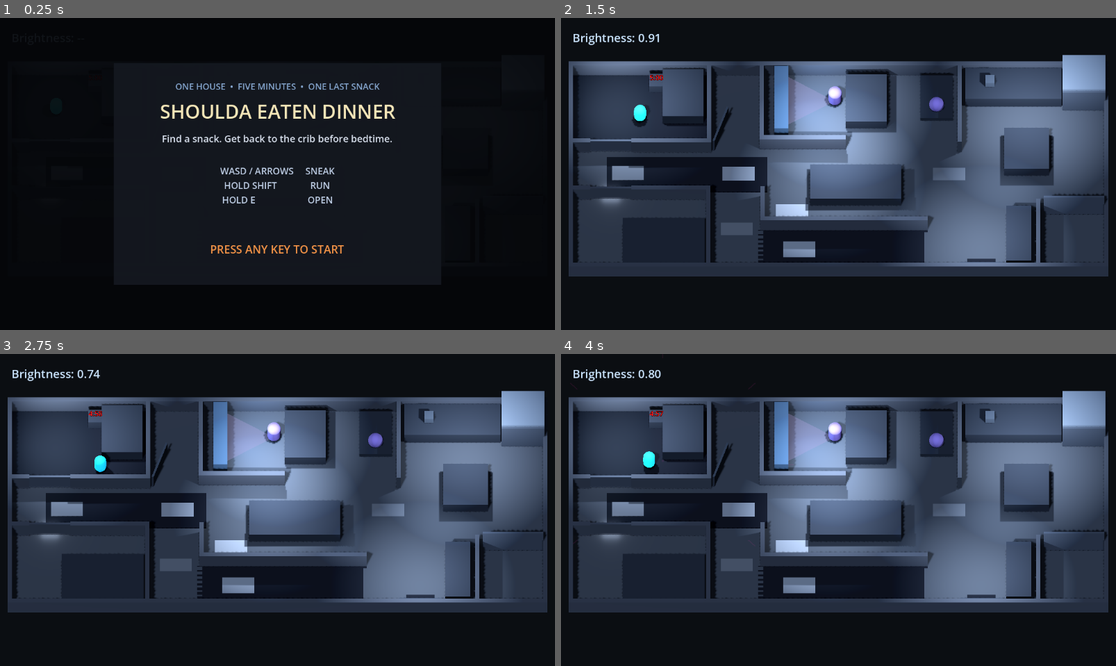
Above: before the commit, frames 1-4 (two rows, left to right).
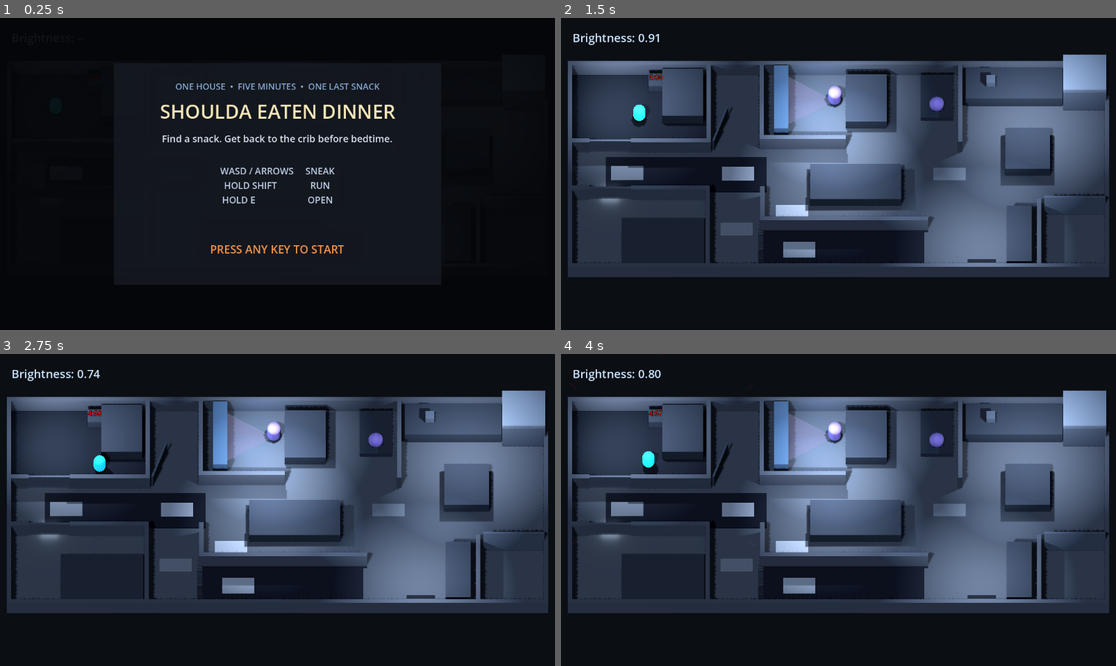
Above: after the commit, the same moments.

Repository: mrglass86/gmtk-gamejam-2026
Game: Godot game, scene res://scenes/Main.tscn
The game is run twice, just before and just after one commit, with the same random seed, the same clock (stepped at 60 frames per second) and the same inputs.
Inputs (mouse positions are in pixels of both pictures, inside the frame that each line leads up to):
- Up to frame 1 (0.25 s): no input
- Up to frame 2 (1.5 s): tap Enter at 0.5 s; move the mouse to (960, 158) at 0.52 s; hold D (move_right) 0.53-1.28 s; hold E (interact) 0.53-1.28 s; click (960, 158) at 0.67 s; tap Space at 0.77 s; move the mouse to (727, 189) at 1.27 s; hold S (move_back) from 1.28 s (still down); tap Shift (run) at 1.35 s
- Up to frame 3 (2.75 s): tap Space at 1.52 s; move the mouse to (333, 441) at 2.02 s; release S (move_back) at 2.03 s; hold D (move_right) from 2.03 s (still down); hold E (interact) from 2.03 s (still down)
- Up to frame 4 (4 s): move the mouse to (810, 572) at 2.77 s; release D (move_right) at 2.78 s; release E (interact) at 2.78 s; hold W (move_forward) 2.78-3.53 s; tap Shift (run) at 2.85 s; click (810, 572) at 2.92 s; tap Space at 3.02, 3.77 s; move the mouse to (1005, 556) at 3.52 s; hold A (move_left) from 3.53 s (still down); hold E (interact) from 3.53 s (still down)

The runs differ from the first frame. In frame 2, 2.1% of the frame differs, in the area x 1-99%, y 11-84%; in frame 3, 2.1%; in frame 4, 2.1%.

Commit message:
Fix A6.1 web presentation

Diff:
--- a/game/scenes/Main.tscn
+++ b/game/scenes/Main.tscn
@@ -80,10 +80,6 @@
 [sub_resource type="BoxShape3D" id="BoxShape_crib_goal"]
 size = Vector3(3.2, 1.6, 3.8)
 
-[sub_resource type="AudioStreamGenerator" id="AudioStreamGenerator_first_input"]
-mix_rate = 22050.0
-buffer_length = 0.2
-
 [node name="Main" type="Node3D"]
 script = ExtResource("1_main")
 
@@ -102,7 +98,8 @@
 [node name="OrthoCamera" type="Camera3D" parent="CameraRig"]
 current = true
 projection = 1
-size = 17.5
+keep_aspect = 0
+size = 31.0
 near = 0.1
 far = 100.0
 
@@ -319,10 +316,6 @@
 process_mode = 3
 script = ExtResource("15_game_flow")
 
-[node name="FirstInputAudio" type="AudioStreamPlayer" parent="GameFlow"]
-stream = SubResource("AudioStreamGenerator_first_input")
-volume_db = -18.0
-
 [node name="TitleCard" type="Control" parent="GameFlow"]
 layout_mode = 3
 anchors_preset = 15
--- a/game/scripts/BrightnessReadout.gd
+++ b/game/scripts/BrightnessReadout.gd
@@ -10,6 +10,11 @@
 var _elapsed: float = 0.0
 
 
+func _ready() -> void:
+	visible = OS.is_debug_build()
+	set_process(visible)
+
+
 func _process(delta: float) -> void:
 	_elapsed += delta
 	if _elapsed < update_interval:
--- a/game/scripts/GameFlow.gd
+++ b/game/scripts/GameFlow.gd
@@ -2,8 +2,8 @@
 class_name DinnerGameFlow
 
 ## Owns the only three presentation beats in the jam build: title, play, and
-## result. It also gates the clock and the first audio playback behind the same
-## user gesture for Web autoplay compliance.
+## result. The same first-input transition is where the Saturday audio pass
+## must start imported audio for Web autoplay compliance.
 
 signal game_started()
 signal game_ended(did_win: bool)
@@ -27,14 +27,7 @@
 @export_node_path("Label") var result_detail_path: NodePath = NodePath(
 	"ResultCard/Panel/ResultDetail"
 )
-@export_node_path("AudioStreamPlayer") var first_input_audio_path: NodePath = NodePath(
-	"FirstInputAudio"
-)
-
-@export_group("First-input Audio")
-@export var start_tone_frequency_hz: float = 440.0
-@export var start_tone_duration: float = 0.12
-@export_range(0.0, 1.0) var start_tone_amplitude: float = 0.06
+
 @export_group("Crib Goal")
 @export var goal_body_margin: float = 0.4
 
@@ -48,8 +41,6 @@
 var _result_card: Control
 var _result_heading: Label
 var _result_detail: Label
-var _first_input_audio: AudioStreamPlayer
-var _first_input_stream: AudioStream
 var _verification_mode: bool = false
 
 
@@ -60,9 +51,6 @@
 	_result_card = get_node_or_null(result_card_path) as Control
 	_result_heading = get_node_or_null(result_heading_path) as Label
 	_result_detail = get_node_or_null(result_detail_path) as Label
-	_first_input_audio = get_node_or_null(first_input_audio_path) as AudioStreamPlayer
-	if _first_input_audio != null:
-		_first_input_stream = _first_input_audio.stream
 	_verification_mode = OS.get_cmdline_user_args().has("--verify-a6")
 
 	if _should_bypass_presentation():
@@ -128,7 +116,6 @@
 	_result_card.visible = false
 	get_tree().paused = false
 	_player.set_input_locked(false)
-	_start_first_input_audio()
 	GameClock.start()
 	game_started.emit()
 
@@ -139,9 +126,6 @@
 	state = State.WON if did_win else State.LOST
 	GameClock.running = false
 	_player.set_input_locked(true)
-	if _first_input_audio != null:
-		_first_input_audio.stop()
-		_first_input_audio.stream = null
 	_title_card.visible = false
 	_result_card.visible = true
 	if did_win:
@@ -196,31 +180,6 @@
 	)
 
 
-func _start_first_input_audio() -> void:
-	if _first_input_audio == null:
-		return
-	if _first_input_audio.stream == null:
-		_first_input_audio.stream = _first_input_stream
-	var generator: AudioStreamGenerator = _first_input_audio.stream as AudioStreamGenerator
-	if generator == null:
-		return
-	_first_input_audio.play()
-	var playback: AudioStreamGeneratorPlayback = (
-		_first_input_audio.get_stream_playback() as AudioStreamGeneratorPlayback
-	)
-	if playback == null:
-		return
-	var requested_frames: int = ceili(generator.mix_rate * start_tone_duration)
-	var frame_count: int = mini(requested_frames, playback.get_frames_available())
-	var phase: float = 0.0
-	var phase_increment: float = start_tone_frequency_hz / generator.mix_rate
-	for frame_index: int in range(frame_count):
-		var fade: float = 1.0 - float(frame_index) / maxf(float(frame_count), 1.0)
-		var sample: float = sin(phase * TAU) * start_tone_amplitude * fade
-		playback.push_frame(Vector2(sample, sample))
-		phase = fmod(phase + phase_increment, 1.0)
-
-
 func _is_first_input(event: InputEvent) -> bool:
 	if event is InputEventKey:
 		var key_event: InputEventKey = event as InputEventKey
--- a/game/scripts/Main.gd
+++ b/game/scripts/Main.gd
@@ -432,9 +432,14 @@
 	var player: DinnerPlayer = $Player as DinnerPlayer
 	var title_card: Control = $GameFlow/TitleCard as Control
 	var result_card: Control = $GameFlow/ResultCard as Control
-	var start_audio: AudioStreamPlayer = $GameFlow/FirstInputAudio as AudioStreamPlayer
+	var camera: Camera3D = $CameraRig/OrthoCamera as Camera3D
+	var brightness_readout: CanvasLayer = $BrightnessReadout as CanvasLayer
 
 	assert(flow.state == DinnerGameFlow.State.TITLE)
+	assert(camera.keep_aspect == Camera3D.KEEP_WIDTH)
+	assert(is_equal_approx(camera.size, 31.0))
+	assert(brightness_readout.visible == OS.is_debug_build())
+	assert($GameFlow.find_children("*", "AudioStreamPlayer", true, false).is_empty())
 	assert(title_card.visible and not result_card.visible)
 	assert(not GameClock.running and is_equal_approx(GameClock.time_remaining, 300.0))
 	assert(player.input_locked and get_tree().paused)
@@ -450,11 +455,10 @@
 	flow.call("_input", start_event)
 	assert(flow.state == DinnerGameFlow.State.PLAYING)
 	assert(GameClock.running and not player.input_locked and not get_tree().paused)
-	assert(not title_card.visible and start_audio.playing)
+	assert(not title_card.visible)
 	assert(flow.qualifies_for_expiry_win(true, true))
 	assert(not flow.qualifies_for_expiry_win(true, false))
 	assert(not flow.qualifies_for_expiry_win(false, true))
-	await get_tree().create_timer(0.25).timeout
 
 	player.global_position = Vector3(-8.7, 0.6, -2.75)
 	player.set_carrying_snack(true)
@@ -479,13 +483,12 @@
 
 	flow.prepare_verification_case()
 	flow.call("_input", start_event)
-	await get_tree().create_timer(0.25).timeout
 	player.global_position = Vector3(-12.4, 0.6, -4.0)
 	player.set_carrying_snack(false)
 	GameClock.time_expired.emit()
 	assert(flow.state == DinnerGameFlow.State.LOST)
 	assert(($GameFlow/ResultCard/Panel/ResultHeading as Label).text == "BEDTIME")
-	print("A6 verification passed: title gesture, clock/audio gate, outcomes, and restart.")
+	print("A6/A6.1 verification passed: camera, title, clock, outcomes, restart, and release HUD gate.")
 	get_tree().paused = false
 	start_event = null
 	restart_event = null
Not shown: 1 places in game/scenes/Main.tscn that only renumber resources
